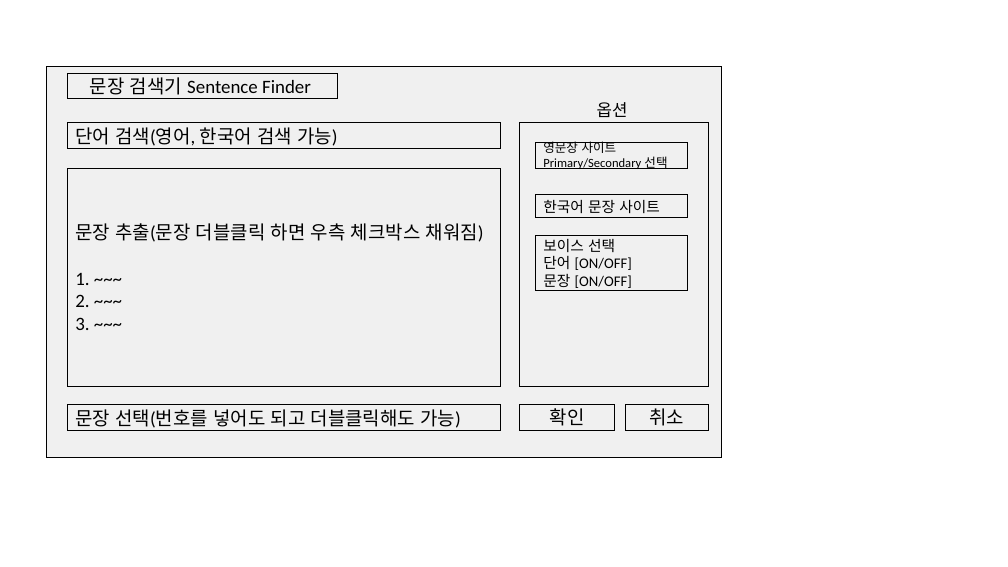
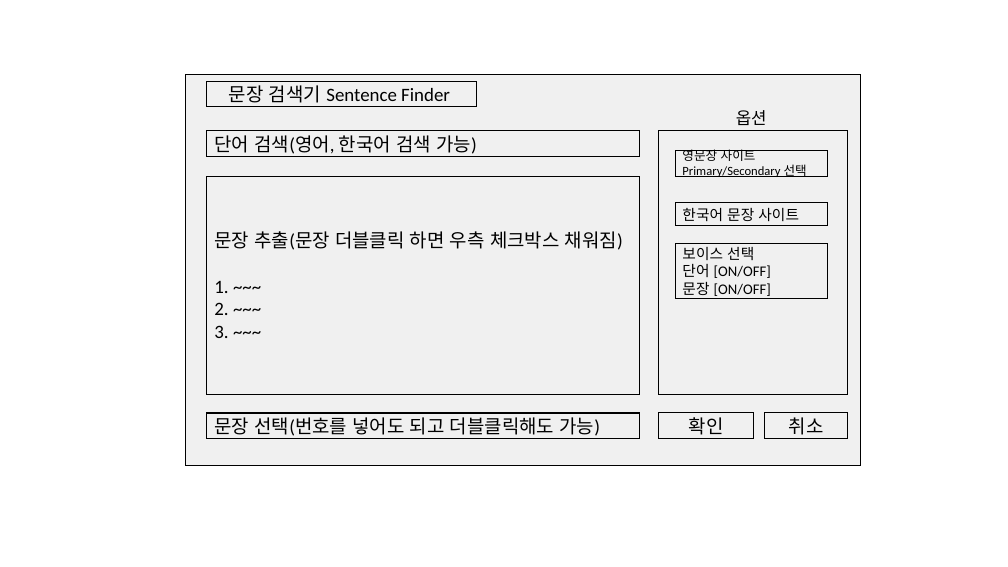
Before and after one commit to yangoos57/dataStudy, a slide deck: slide 1 of Anki_Sentence/프로덕트 디자인.pptx. Drawn at 1008x567 pixels with LibreOffice and Linux fonts; fonts in the diff are those of the drawing. Boxes give left, top, right and bottom in pixels: in the first picture for what was removed or moved away, otherwise in the second. Text is boxed around its words. In the diff, an @@ line names an element or a change of style, - is before the commit and + after.

```diff
--- a/Anki_Sentence/프로덕트 디자인.pptx
+++ b/Anki_Sentence/프로덕트 디자인.pptx
@@ 3 rectangles: place and size @@
-3 rectangles at (46, 67, 721, 457)
+3 rectangles at (185, 74, 861, 465)
@@ 8 rectangles, 1 text: place and size @@
-8 rectangles, 1 text at (68, 73, 709, 431)
+8 rectangles, 1 text at (207, 81, 848, 439)
```
Also in this commit, not shown: 3 slides added, 1 slide removed, 9 other files.
